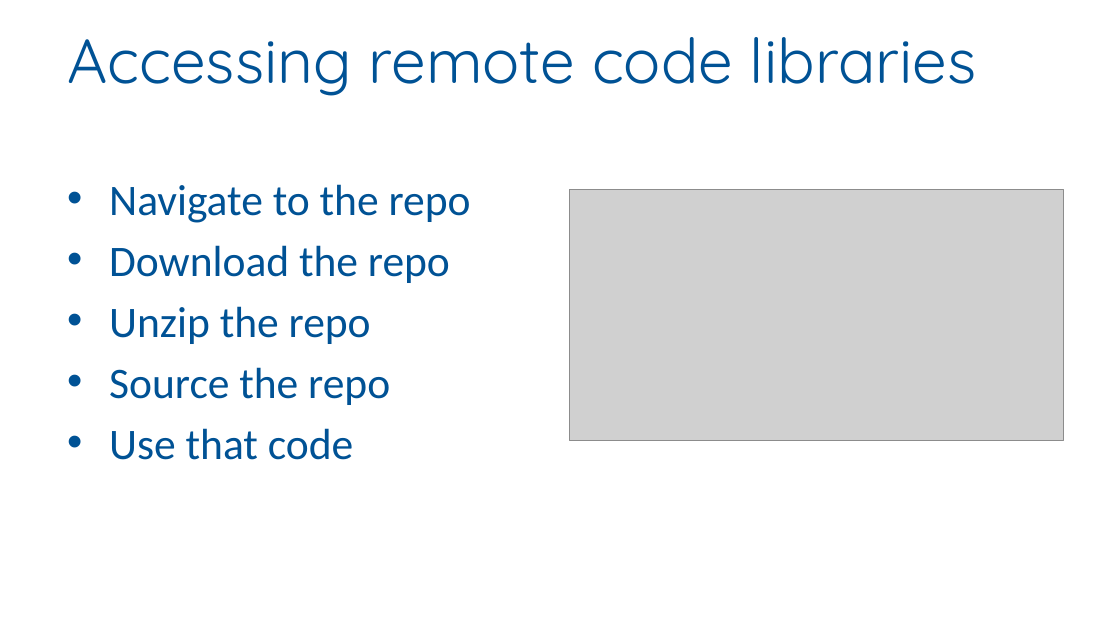
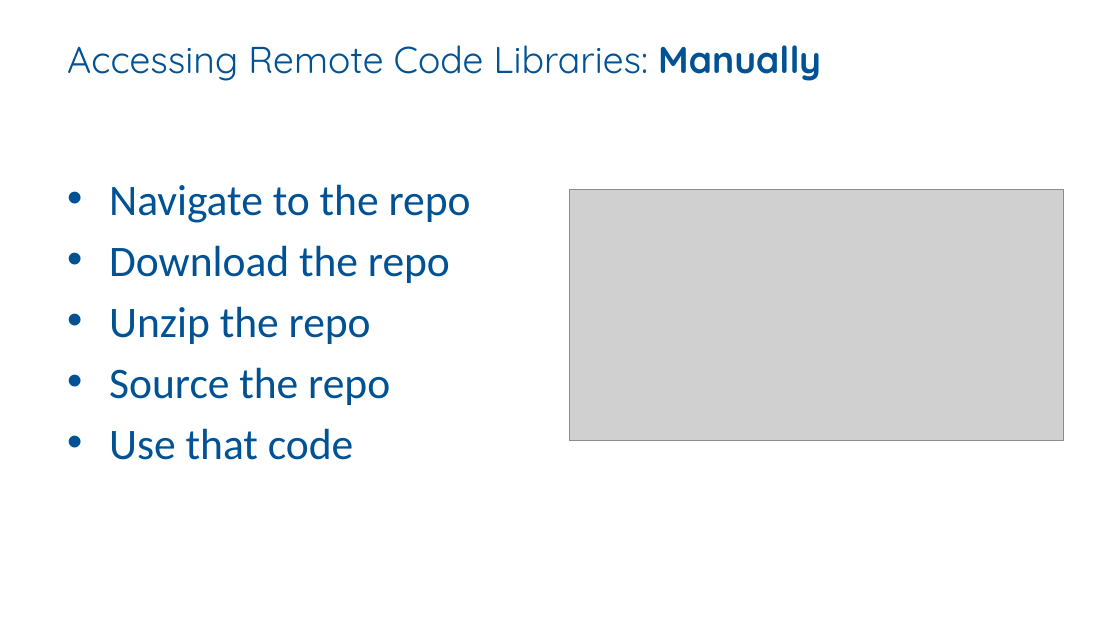
Before and after one commit to RhoInc/sas-install-github, a slide deck: slide 7 of docs/CT06.pptx (slide 6 before the commit). Drawn at 1120x630 pixels with LibreOffice and Linux fonts; fonts in the diff are those of the drawing; grey boxes stand for pictures; background and template pictures are left out. Boxes give left, top, right and bottom in pixels: in the first picture for what was removed or moved away, otherwise in the second. Text is boxed around its words. In the diff, an @@ line names an element or a change of style, - is before the commit and + after.

```diff
--- a/docs/CT06.pptx
+++ b/docs/CT06.pptx
@@ title at (67, 45, 821, 81): text changed; size 40 to 24 pt @@
-Accessing remote code libraries
+Accessing Remote Code Libraries: Manually
```
Also in this commit, not shown: 5 other slides changed, 4 slides added, 2 slides removed.
